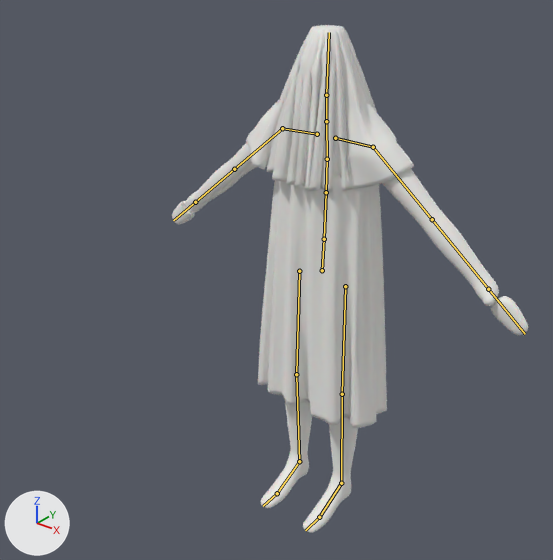
A saved change to the Blender file SourceArt/TallerFinal/SN-01_Sonador.blend.
One viewpoint serves both versions: a 50 mm lens placed at (1.325, -1.901, 2.034), pointed at (-0.038, -0.197, 0.978). The lights are fixed; the arrows at lower left show +X, +Y and +Z. The first picture is the older version. The bones that bend it are drawn over the model as lines.

The first picture shows 'SN_Body', 'SN_Tunic', 'SN_Veil'.
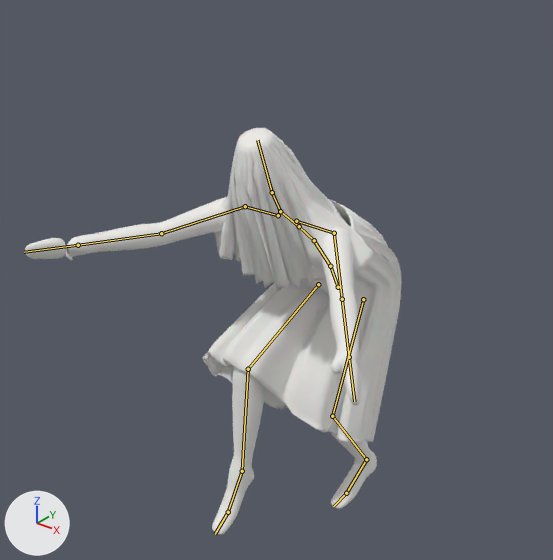
The newer file adds an action. The first version stands in its rest pose; the second is drawn at frame 26 of the action 'Stumble'.

Boxes (x1, y1, x2, y2) around the edits, measured in the pictures (553 x 560 px):
'SN_Tunic', posed (55% wider): before (258, 174, 387, 428); after (202, 199, 402, 445)
'SN_Veil', posed: before (246, 25, 414, 192); after (214, 128, 374, 292)
'SN_Body', posed: before (172, 143, 528, 533); after (25, 197, 377, 535)
bone 'Hips', root to tip: before (322, 270) to (324, 239); after (338, 287) to (330, 266)
bone 'Spine', root to tip: before (324, 239) to (326, 192); after (330, 266) to (314, 240)
bone 'Chest', root to tip: before (326, 192) to (327, 159); after (314, 240) to (299, 226)
bone 'UpperChest', root to tip: before (327, 159) to (326, 121); after (299, 226) to (280, 211)
bone 'Neck', root to tip: before (326, 121) to (326, 95); after (280, 211) to (272, 192)
bone 'Head', root to tip: before (326, 95) to (329, 32); after (272, 192) to (257, 140)
bone 'LeftUpperArm', root to tip: before (373, 147) to (432, 219); after (334, 233) to (342, 299)
bone 'LeftLowerArm', root to tip: before (432, 219) to (488, 289); after (342, 299) to (349, 357)
bone 'RightUpperArm', root to tip: before (282, 128) to (234, 169); after (245, 206) to (161, 233)
bone 'RightLowerArm', root to tip: before (234, 169) to (195, 202); after (161, 233) to (78, 245)
bone 'LeftUpperLeg', root to tip: before (345, 286) to (342, 394); after (363, 299) to (332, 416)
bone 'LeftLowerLeg', root to tip: before (342, 394) to (341, 483); after (332, 416) to (366, 459)
bone 'LeftFoot', root to tip: before (341, 483) to (319, 517); after (366, 459) to (346, 493)
bone 'RightUpperLeg', root to tip: before (299, 271) to (296, 374); after (318, 284) to (248, 369)
bone 'RightLowerLeg', root to tip: before (296, 374) to (299, 461); after (248, 369) to (242, 471)
bone 'RightFoot', root to tip: before (299, 461) to (277, 493); after (242, 471) to (228, 512)

Patch to the scene script:
```diff
--- a/SourceArt/TallerFinal/SN-01_Sonador.blend.py
+++ b/SourceArt/TallerFinal/SN-01_Sonador.blend.py
@@ bone_hips @@
 bone_hips = bpy.data.objects['SN_Armature'].pose.bones['Hips']
-bone_hips.location = (0.0, 0.0, 0.0)
-bone_hips.rotation_quaternion = (1.0, 0.0, 0.0, 0.0)  # degrees (0, 0, 0)
+bone_hips.location = (0.0, -0.095, -0.104)
+bone_hips.rotation_quaternion = (0.965, 0.264, 0.0, 0.0)  # degrees (31, 0, 0)
@@ bone_spine @@
 bone_spine = bpy.data.objects['SN_Armature'].pose.bones['Spine']  # child of 'Hips'
-bone_spine.rotation_quaternion = (1.0, 0.0, 0.0, 0.0)  # degrees (0, 0, 0)
+bone_spine.rotation_quaternion = (0.997, 0.08, 0.0, 0.0)  # degrees (9, 0, 0)
@@ bone_chest @@
 bone_chest = bpy.data.objects['SN_Armature'].pose.bones['Chest']  # child of 'Spine'
-bone_chest.rotation_quaternion = (1.0, 0.0, 0.0, 0.0)  # degrees (0, 0, 0)
+bone_chest.rotation_quaternion = (0.997, 0.072, -0.004, 0.0)  # degrees (8, 0, 0)
@@ bone_upperchest @@
 bone_upperchest = bpy.data.objects['SN_Armature'].pose.bones['UpperChest']  # child of 'Chest'
-bone_upperchest.rotation_quaternion = (1.0, 0.0, 0.0, 0.0)  # degrees (0, 0, 0)
+bone_upperchest.rotation_quaternion = (1.0, -0.024, 0.0, 0.0)  # degrees (-3, 0, 0)
@@ bone_neck @@
 bone_neck = bpy.data.objects['SN_Armature'].pose.bones['Neck']  # child of 'UpperChest'
-bone_neck.rotation_quaternion = (1.0, 0.0, 0.0, 0.0)  # degrees (0, 0, 0)
+bone_neck.rotation_quaternion = (0.987, -0.163, 0.0, 0.001)  # degrees (-19, 0, 0)
@@ bone_head @@
 bone_head = bpy.data.objects['SN_Armature'].pose.bones['Head']  # child of 'Neck'
-bone_head.rotation_quaternion = (1.0, 0.0, 0.0, 0.0)  # degrees (0, 0, 0)
+bone_head.rotation_quaternion = (0.999, -0.038, 0.0, 0.001)  # degrees (-4, 0, 0)
@@ bone_leftupperarm @@
 bone_leftupperarm = bpy.data.objects['SN_Armature'].pose.bones['LeftUpperArm']  # child of 'LeftShoulder'
-bone_leftupperarm.rotation_quaternion = (1.0, 0.0, 0.0, 0.0)  # degrees (0, 0, 0)
+bone_leftupperarm.rotation_quaternion = (0.797, 0.404, 0.0, -0.449)  # degrees (44, 21, -50)
@@ bone_leftlowerarm @@
 bone_leftlowerarm = bpy.data.objects['SN_Armature'].pose.bones['LeftLowerArm']  # child of 'LeftUpperArm'
-bone_leftlowerarm.rotation_quaternion = (1.0, 0.0, 0.0, 0.0)  # degrees (0, 0, 0)
+bone_leftlowerarm.rotation_quaternion = (0.995, 0.102, 0.0, 0.016)  # degrees (12, 0, 2)
@@ bone_rightupperarm @@
 bone_rightupperarm = bpy.data.objects['SN_Armature'].pose.bones['RightUpperArm']  # child of 'RightShoulder'
-bone_rightupperarm.rotation_quaternion = (1.0, 0.0, 0.0, 0.0)  # degrees (0, 0, 0)
+bone_rightupperarm.rotation_quaternion = (0.788, 0.42, 0.0, 0.45)  # degrees (46, -22, 50)
@@ bone_rightlowerarm @@
 bone_rightlowerarm = bpy.data.objects['SN_Armature'].pose.bones['RightLowerArm']  # child of 'RightUpperArm'
-bone_rightlowerarm.rotation_quaternion = (1.0, 0.0, 0.0, 0.0)  # degrees (0, 0, 0)
+bone_rightlowerarm.rotation_quaternion = (0.995, 0.101, 0.0, -0.021)  # degrees (12, 0, -2)
@@ bone_leftupperleg @@
 bone_leftupperleg = bpy.data.objects['SN_Armature'].pose.bones['LeftUpperLeg']  # child of 'Hips'
-bone_leftupperleg.rotation_quaternion = (1.0, 0.0, 0.0, 0.0)  # degrees (0, 0, 0)
+bone_leftupperleg.rotation_quaternion = (0.886, 0.465, 0.0, 0.007)  # degrees (55, 0, 1)
@@ bone_leftlowerleg @@
 bone_leftlowerleg = bpy.data.objects['SN_Armature'].pose.bones['LeftLowerLeg']  # child of 'LeftUpperLeg'
-bone_leftlowerleg.rotation_quaternion = (1.0, 0.0, 0.0, 0.0)  # degrees (0, 0, 0)
+bone_leftlowerleg.rotation_quaternion = (0.88, -0.475, 0.0, 0.0)  # degrees (-57, 0, 0)
@@ bone_leftfoot @@
 bone_leftfoot = bpy.data.objects['SN_Armature'].pose.bones['LeftFoot']  # child of 'LeftLowerLeg'
-bone_leftfoot.rotation_quaternion = (1.0, 0.0, 0.0, 0.0)  # degrees (0, 0, 0)
+bone_leftfoot.rotation_quaternion = (0.972, 0.236, 0.0, 0.002)  # degrees (27, 0, 0)
@@ bone_rightupperleg @@
 bone_rightupperleg = bpy.data.objects['SN_Armature'].pose.bones['RightUpperLeg']  # child of 'Hips'
-bone_rightupperleg.rotation_quaternion = (1.0, 0.0, 0.0, 0.0)  # degrees (0, 0, 0)
+bone_rightupperleg.rotation_quaternion = (0.659, 0.752, 0.0, -0.009)  # degrees (98, 1, -1)
@@ bone_rightlowerleg @@
 bone_rightlowerleg = bpy.data.objects['SN_Armature'].pose.bones['RightLowerLeg']  # child of 'RightUpperLeg'
-bone_rightlowerleg.rotation_quaternion = (1.0, 0.0, 0.0, 0.0)  # degrees (0, 0, 0)
+bone_rightlowerleg.rotation_quaternion = (0.868, -0.496, 0.0, -0.002)  # degrees (-60, 0, 0)
@@ bone_rightfoot @@
 bone_rightfoot = bpy.data.objects['SN_Armature'].pose.bones['RightFoot']  # child of 'RightLowerLeg'
-bone_rightfoot.rotation_quaternion = (1.0, 0.0, 0.0, 0.0)  # degrees (0, 0, 0)
+bone_rightfoot.rotation_quaternion = (0.934, -0.358, 0.0, 0.01)  # degrees (-42, 0, 1)
```
